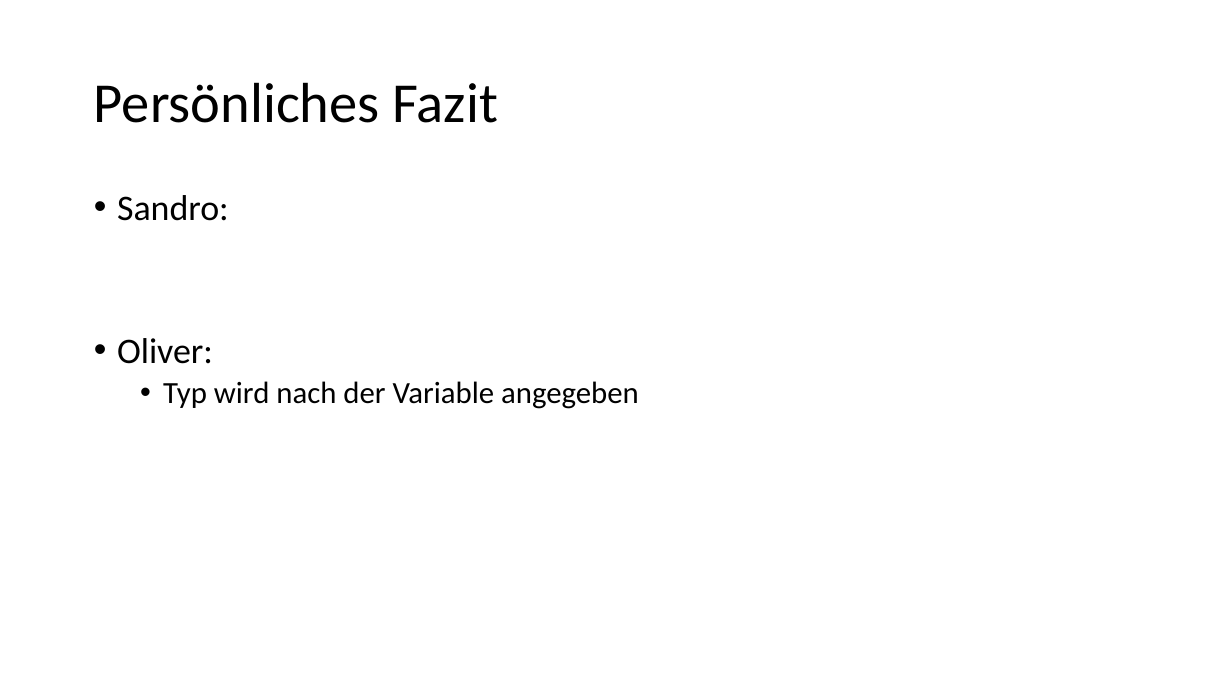
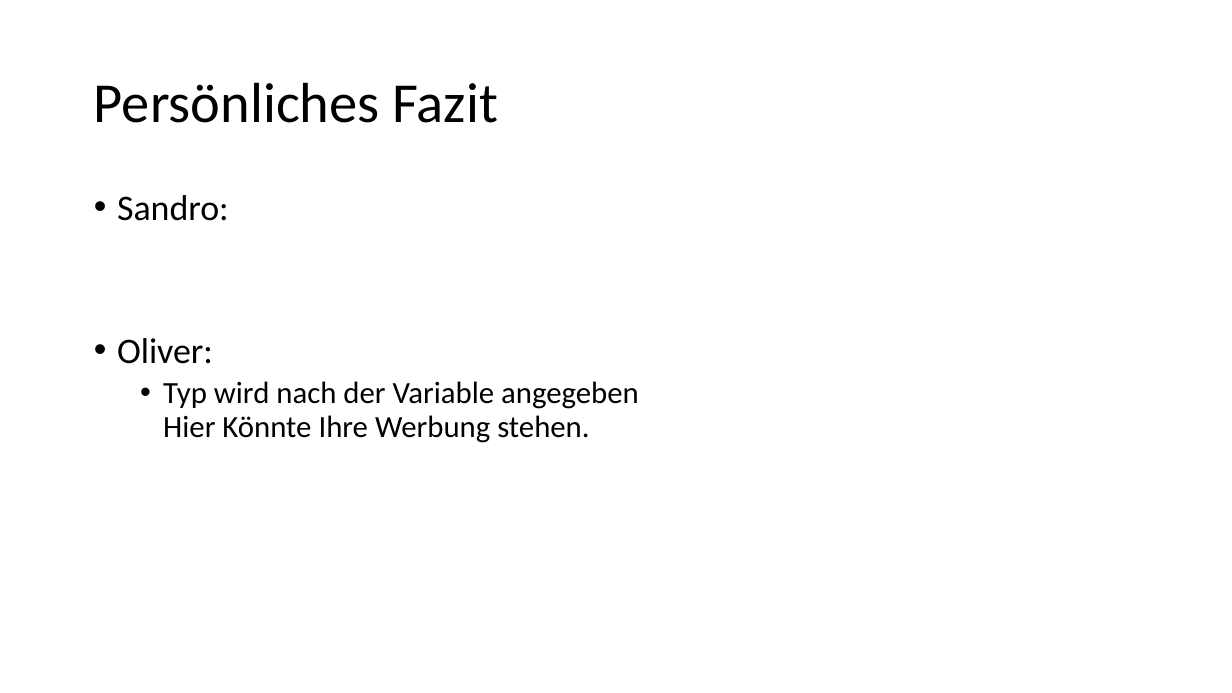
Before and after one commit to WicSan/pcp_go, a slide deck: slide 5 of Go_2018.pptx. Drawn at 1232x693 pixels with LibreOffice and Linux fonts; fonts in the diff are those of the drawing. Boxes give left, top, right and bottom in pixels: in the first picture for what was removed or moved away, otherwise in the second. Text is boxed around its words. In the diff, an @@ line names an element or a change of style, - is before the commit and + after.

Commit message:
testcommit

```diff
--- a/Go_2018.pptx
+++ b/Go_2018.pptx
@@ text at [163,381,639,443]: text changed @@
-  • Typ wird nach der Variable angegeben
+  • Typ wird nach der Variable angegeben
+    Hier Könnte Ihre Werbung stehen.
```
